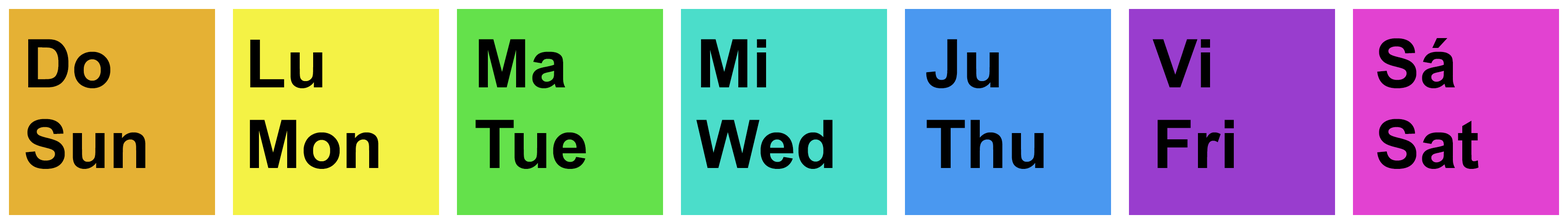
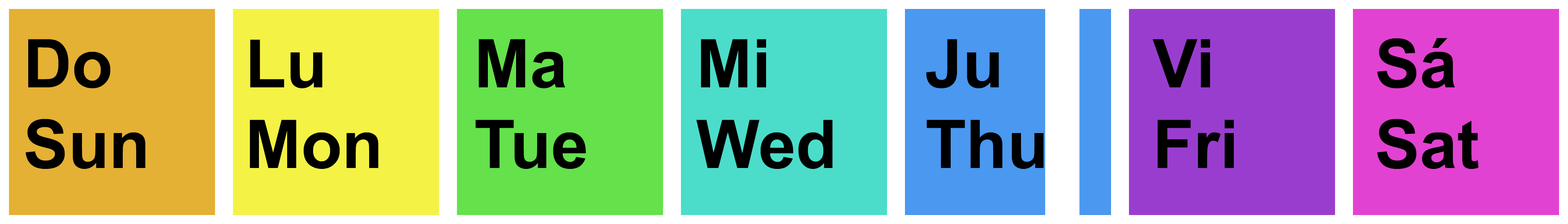
Comparing the layer stacks of the two 1568 x 224 images. Changes:
added layer "FRAME_LOGOS" above "Sá Sat" over 1045, 8, 1080, 216
painted on "Sá Sat" over 1378, 47, 1472, 160
